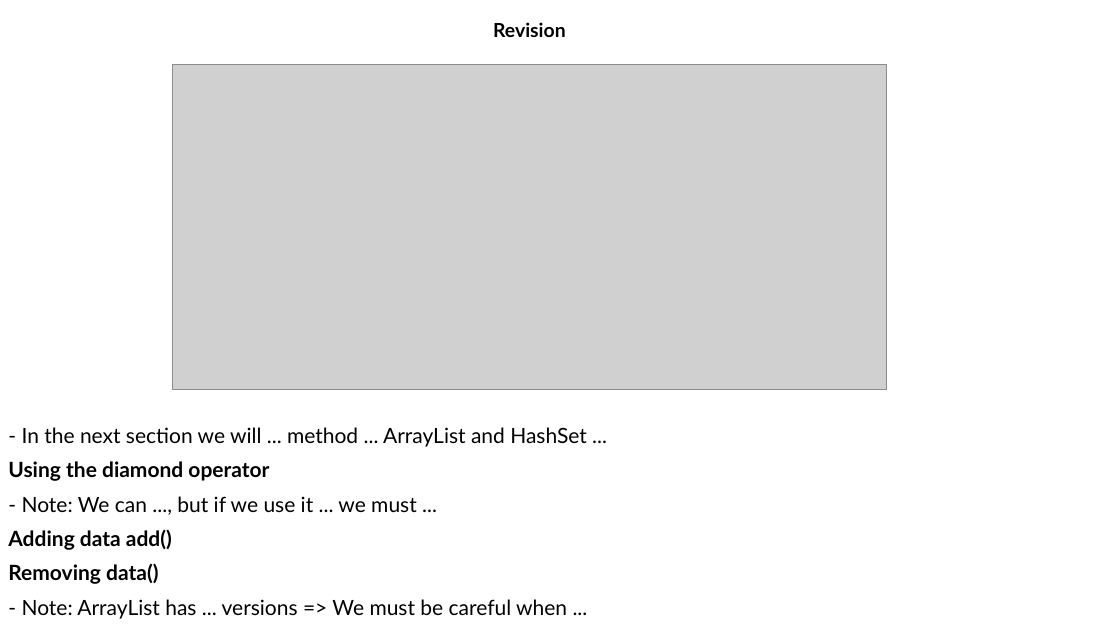
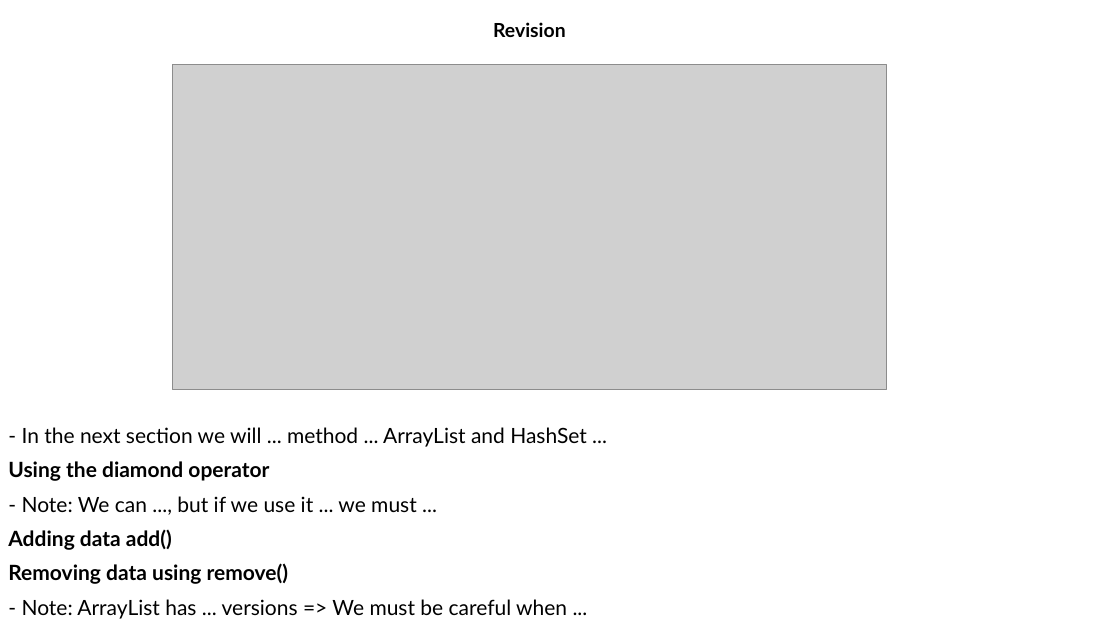
Before and after one commit to MaiDinhVinh/CS-Java, a slide deck: slide 3 of OCP17/Chapter 9 - Collections and Generics.pptx. Drawn at 1120x630 pixels with LibreOffice and Linux fonts; fonts in the diff are those of the drawing; grey boxes stand for pictures. Boxes give left, top, right and bottom in pixels: in the first picture for what was removed or moved away, otherwise in the second. Text is boxed around its words. In the diff, an @@ line names an element or a change of style, - is before the commit and + after.

```diff
--- a/OCP17/Chapter 9 - Collections and Generics.pptx
+++ b/OCP17/Chapter 9 - Collections and Generics.pptx
@@ text at [8, 563, 289, 584]: text changed @@
-Removing data()
+Removing data using remove()
```
Also in this commit, not shown: 17 slides added.
